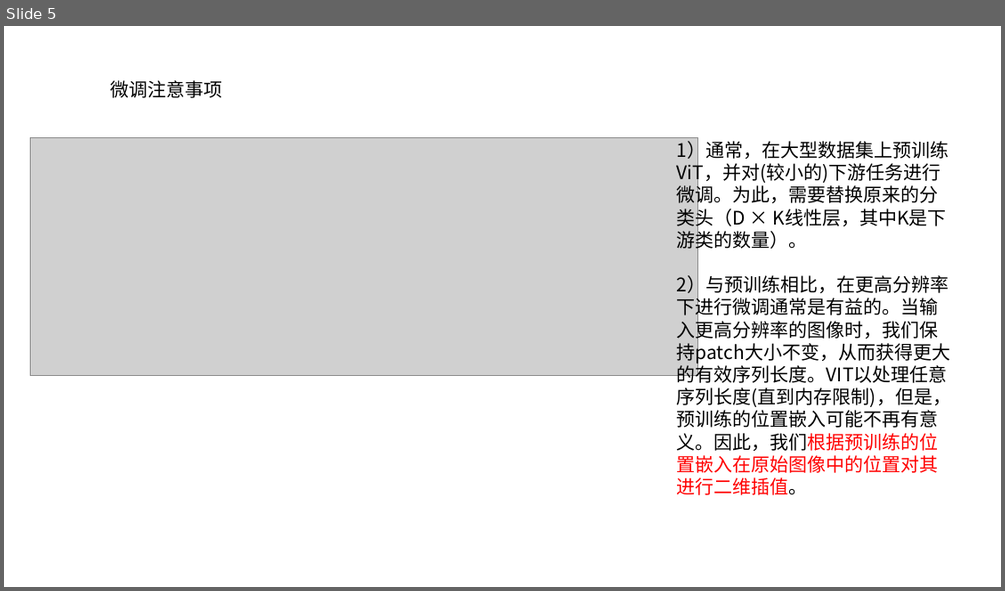
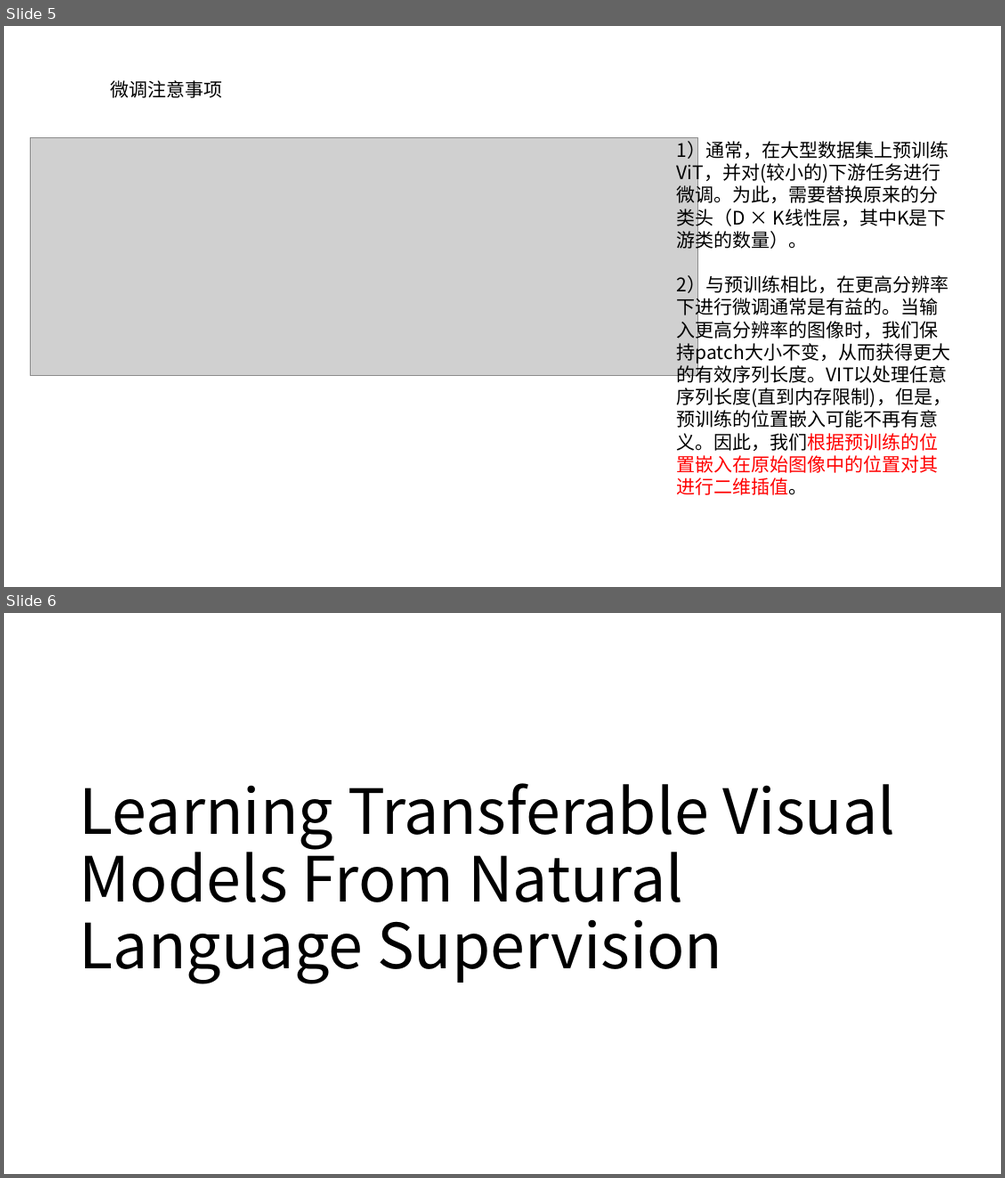
Before and after one commit to blue-q/Reading-record, a slide deck: paper/Visual_large_model/ppt/Visual_large_model_learning.pptx. Shown one above the other, each under a label of ours: slide 5 before the commit, slides 5 and 6 after it. The pictures are 1005x591 and 1005x1178 pixels, drawn with LibreOffice and Linux fonts; fonts in the diff are those of the drawing; grey boxes stand for pictures. Boxes give left, top, right and bottom in pixels: in the first picture for what was removed or moved away, otherwise in the second. Text is boxed around its words. In the diff, an @@ line names an element or a change of style, - is before the commit and + after.

```diff
--- a/paper/Visual_large_model/ppt/Visual_large_model_learning.pptx
+++ b/paper/Visual_large_model/ppt/Visual_large_model_learning.pptx
@@ slide 6 added at (4, 613, 1001, 1174), background #FFFFFF @@
@@ title added at (80, 783, 896, 984), 60 pt, text #000000 @@
+Learning Transferable Visual Models From Natural Language Supervision
```
Also in this commit, not shown: 2 other slides added, 1 other file.
